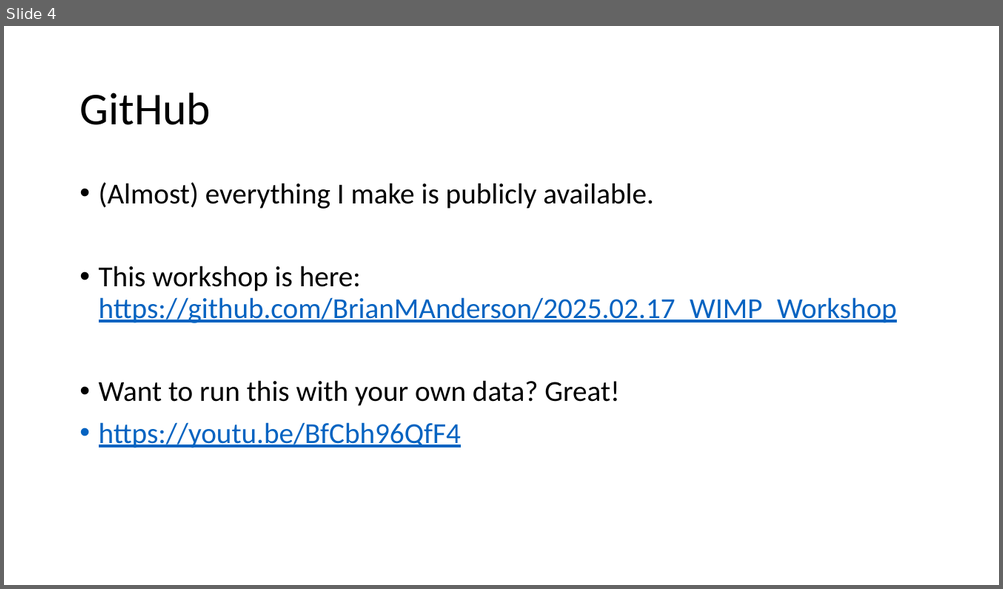
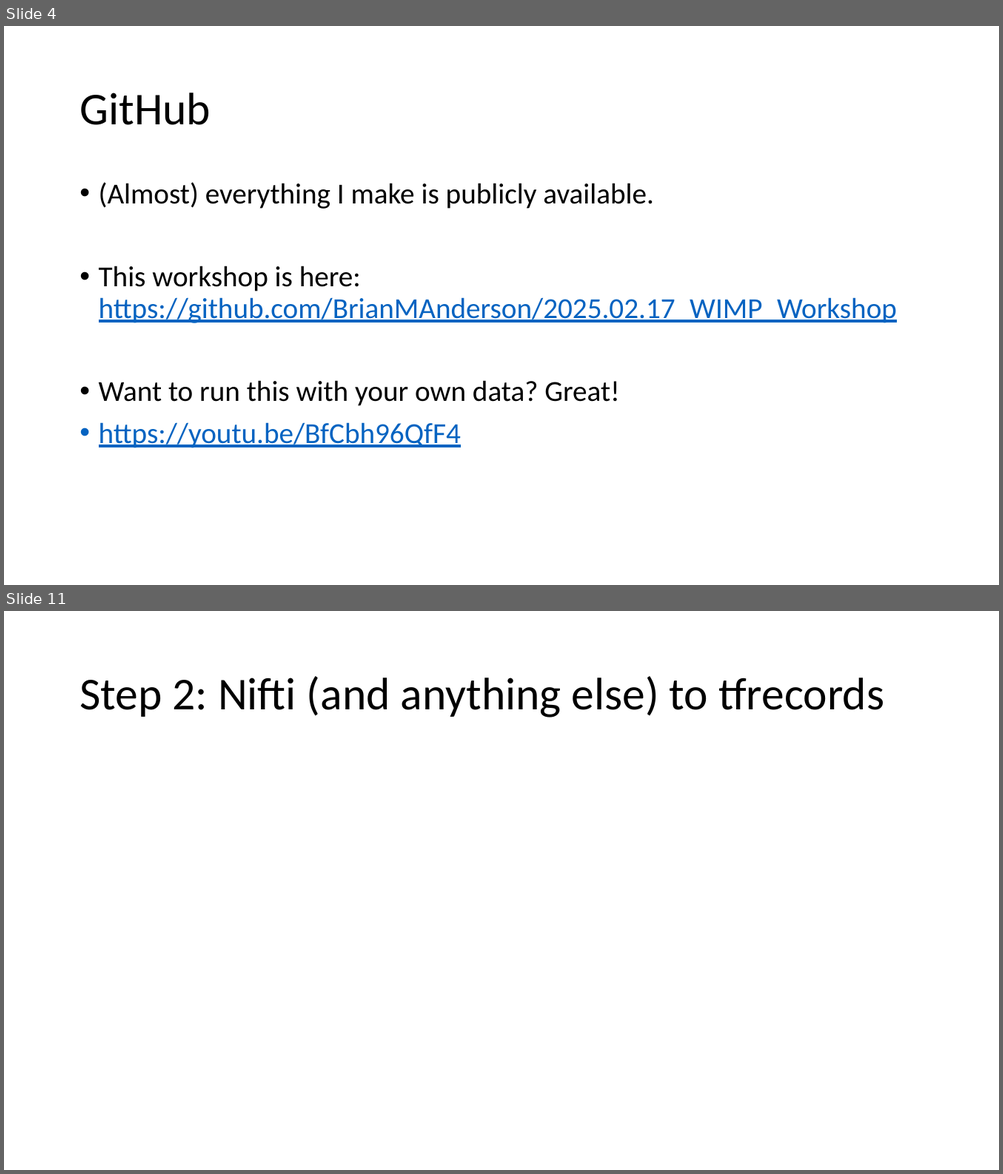
Before and after one commit to brianmanderson/2025.02.17_WIMP_Workshop, a slide deck: Presentation.pptx. Shown one above the other, each under a label of ours: slide 4 before the commit, slides 4 and 11 after it; the slides between them are not shown. The pictures are 1003x589 and 1003x1174 pixels, drawn with LibreOffice and Linux fonts; fonts in the diff are those of the drawing. Boxes give left, top, right and bottom in pixels: in the first picture for what was removed or moved away, otherwise in the second. Text is boxed around its words. In the diff, an @@ line names an element or a change of style, - is before the commit and + after.

```diff
--- a/Presentation.pptx
+++ b/Presentation.pptx
@@ slide 11 added at box(4, 611, 999, 1170), background #FFFFFF @@
@@ title added at box(79, 676, 884, 718), 44 pt, text #000000 @@
+Step 2: Nifti (and anything else) to tfrecords
```
Also in this commit, not shown: 6 other slides added.
